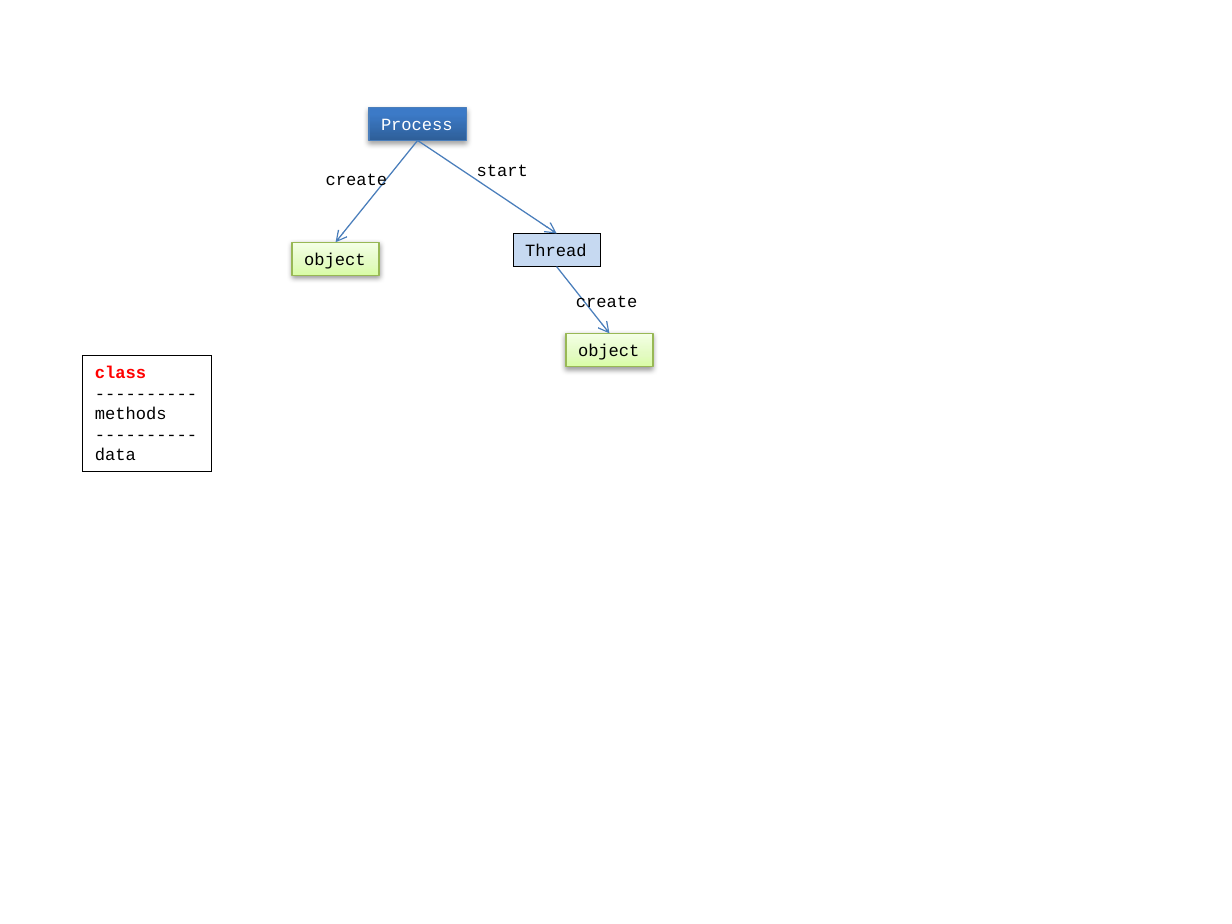
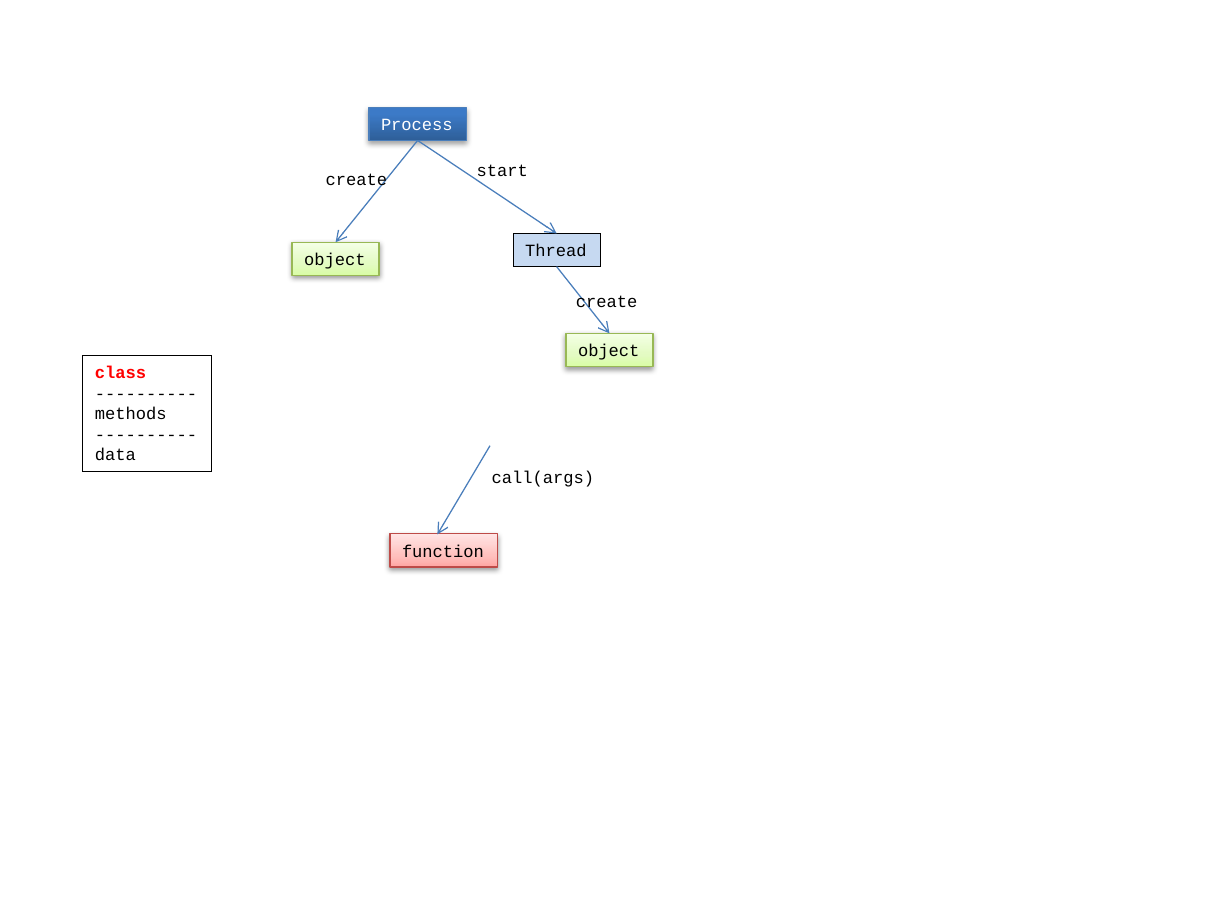
Before and after one commit to mlozborne/motin, a slide deck: slide 2 of Scripting/ScriptingDocumenation/DesignDiagrams.pptx. Drawn at 1232x924 pixels with LibreOffice and Linux fonts; fonts in the diff are those of the drawing. Boxes give left, top, right and bottom in pixels: in the first picture for what was removed or moved away, otherwise in the second. Text is boxed around its words. In the diff, an @@ line names an element or a change of style, - is before the commit and + after.

```diff
--- a/Scripting/ScriptingDocumenation/DesignDiagrams.pptx
+++ b/Scripting/ScriptingDocumenation/DesignDiagrams.pptx
@@ arrow added from (490, 446) to (437, 535), #4B7EBC 0.75 pt @@
@@ text added at (492,470,594,487), 10 pt, text #000000 @@
+call(args)
@@ rectangle added at (389,533,498,567), fill gradient #FFA6A5 to #FFC0BF to #FFE7E7, outline #BF4C48 0.75 pt, 10 pt, text #000000 @@
+function
```
Also in this commit, not shown: 3 other slides changed.
